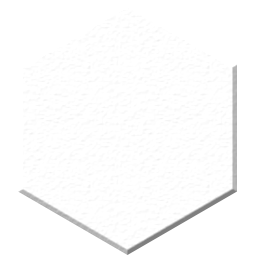
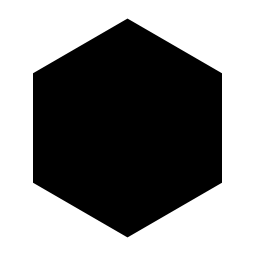
Layered file, before and after one edit (256×256). Changes by layer:
showed "Polygon 2", painted on it, unmasked it over <box>23,10,232,249</box>
removed layer "Polygon 1" over <box>18,10,237,255</box>
